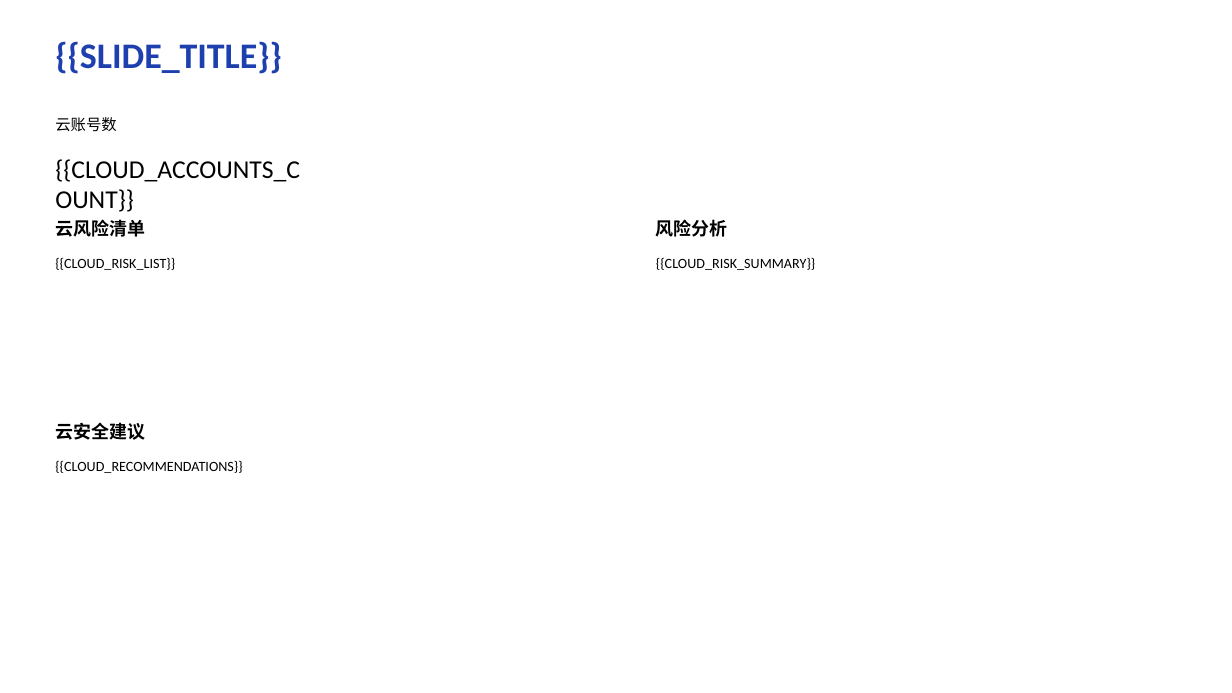
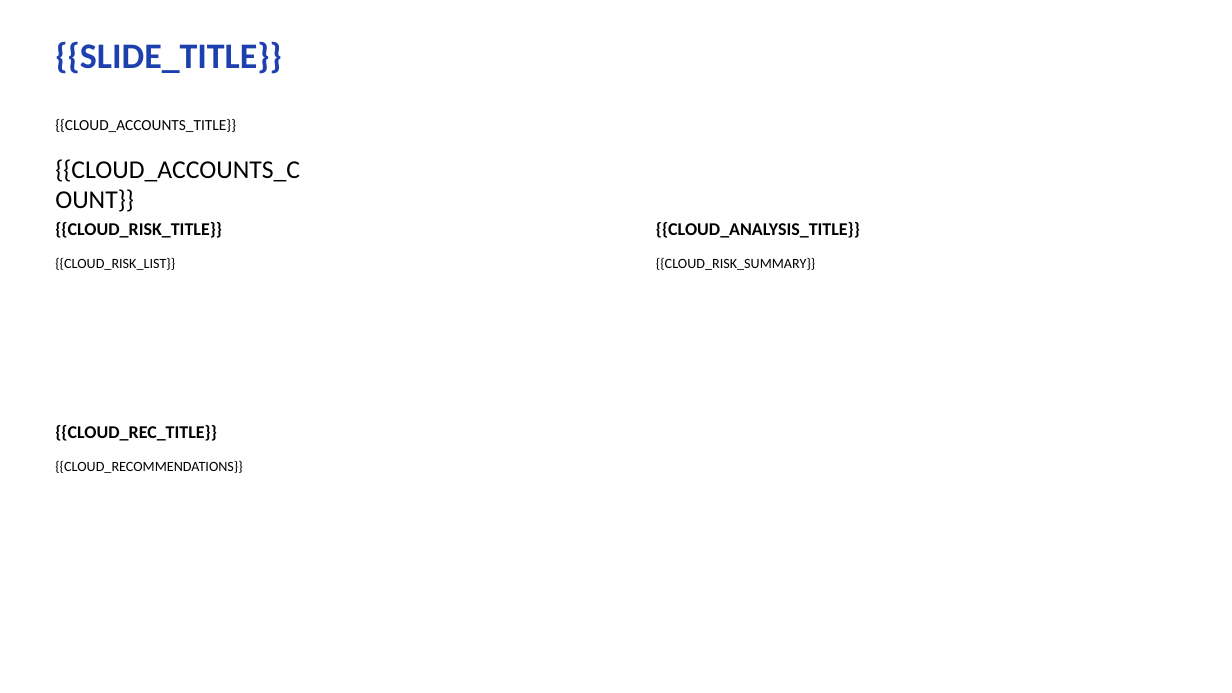
Before and after one commit to Xupai2022/report-generation, a slide deck: slide 6 of mss_ai_ppt_sample_assets/backend/data/templates/mss_executive_v2.pptx. Drawn at 1232x693 pixels with LibreOffice and Linux fonts; fonts in the diff are those of the drawing. Boxes give left, top, right and bottom in pixels: in the first picture for what was removed or moved away, otherwise in the second. Text is boxed around its words. In the diff, an @@ line names an element or a change of style, - is before the commit and + after.

```diff
--- a/mss_ai_ppt_sample_assets/backend/data/templates/mss_executive_v2.pptx
+++ b/mss_ai_ppt_sample_assets/backend/data/templates/mss_executive_v2.pptx
@@ text at <box>55,119,236,132</box>: text changed @@
-云账号数
+{{CLOUD_ACCOUNTS_TITLE}}
@@ text at <box>55,222,222,238</box>: text changed @@
-云风险清单
+{{CLOUD_RISK_TITLE}}
@@ text at <box>656,222,860,238</box>: text changed @@
-风险分析
+{{CLOUD_ANALYSIS_TITLE}}
@@ text at <box>55,425,217,441</box>: text changed @@
-云安全建议
+{{CLOUD_REC_TITLE}}
```
Also in this commit, not shown: 6 other slides changed, 1 slide added, 1 slide removed, 45 other files.
